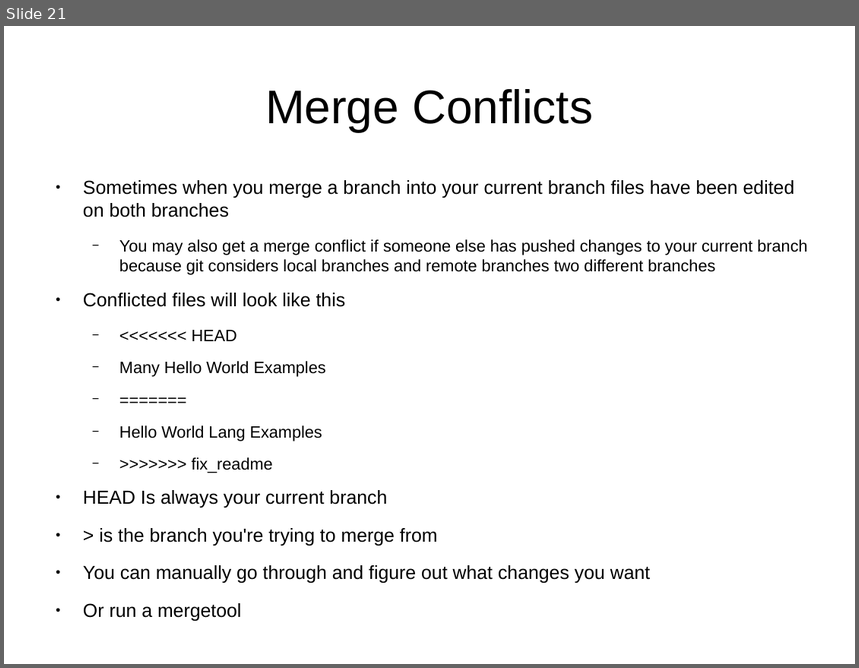
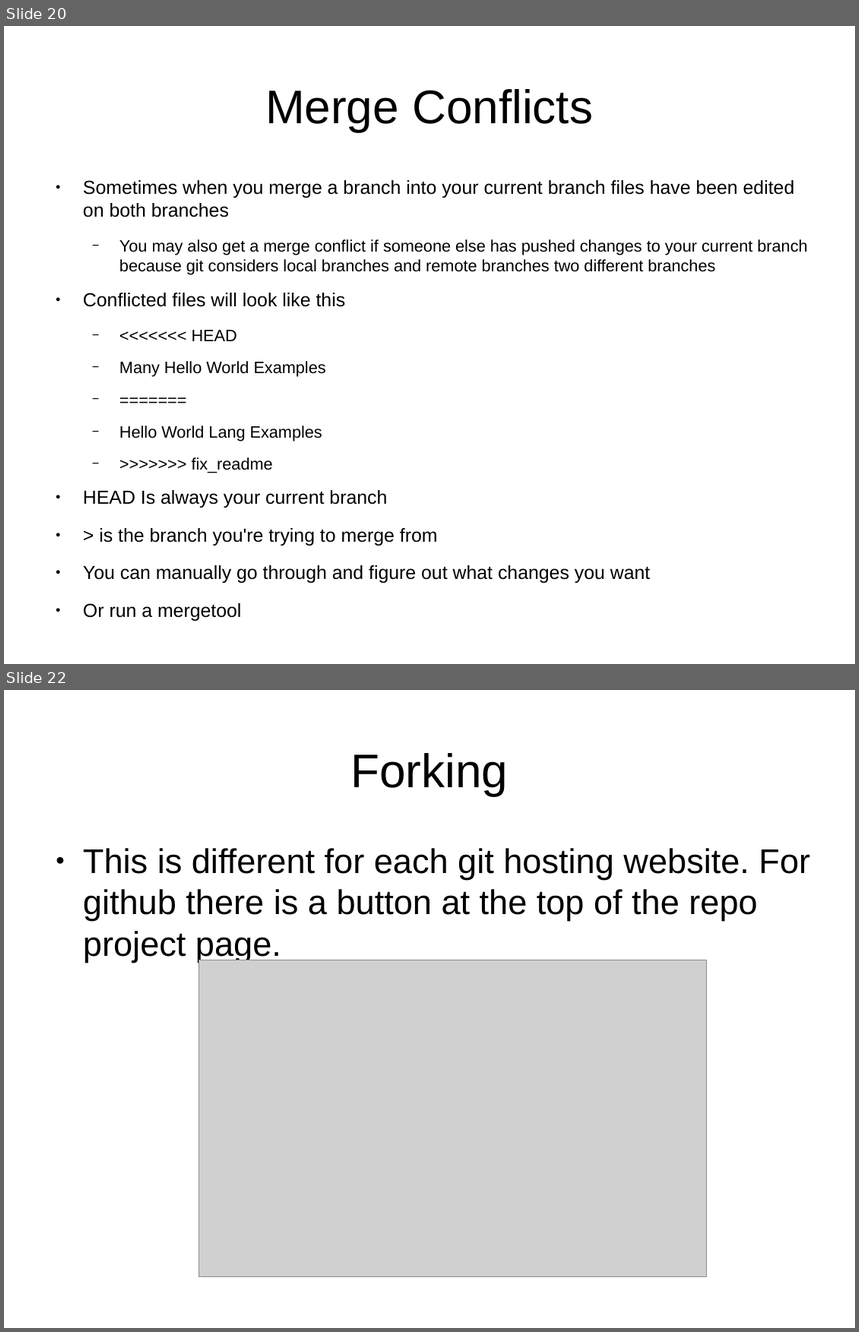
Before and after one commit to UMKCRobotics/Chris-Git-Presentation, a slide deck: presentation.odp. Shown one above the other, each under a label of ours: slide 21 before the commit, slides 20 and 22 after it; the slides between them are not shown. The pictures are 859x668 and 859x1332 pixels, drawn with LibreOffice and Linux fonts; fonts in the diff are those of the drawing; grey boxes stand for pictures. Boxes give left, top, right and bottom in pixels: in the first picture for what was removed or moved away, otherwise in the second. Text is boxed around its words. In the diff, an @@ line names an element or a change of style, - is before the commit and + after.

```diff
--- a/presentation.odp
+++ b/presentation.odp
@@ slide 22 added at (x1=4, y1=690, x2=855, y2=1328), background #FFFFFF @@
@@ title added at (x1=351, y1=753, x2=508, y2=796), 44 pt, text #000000 @@
+Forking
@@ text added at (x1=83, y1=848, x2=810, y2=962), 32 pt, text #000000 @@
+● This is different for each git hosting website. For github there is a button at the top of the repo project page.
@@ picture added at (x1=199, y1=961, x2=707, y2=1277) @@
@@ what was slide 21 is now slide 20 @@
```
Also in this commit, not shown: 1 slide changed, 2 other slides added, 10 slides removed, 2 other files.
